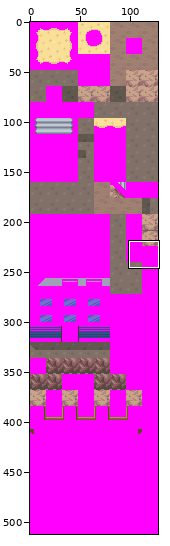
File history of a sprite sheet, tiles/outdoor_oreburgh/bottom.png. Above: a wide view before the commit, with the close-up outlined.
Close-up. Old version:
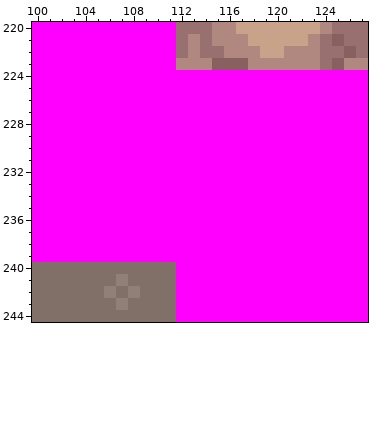
The file is 128x512 pixels. Shown: x 100..127, y 220..244.
Now the later version:
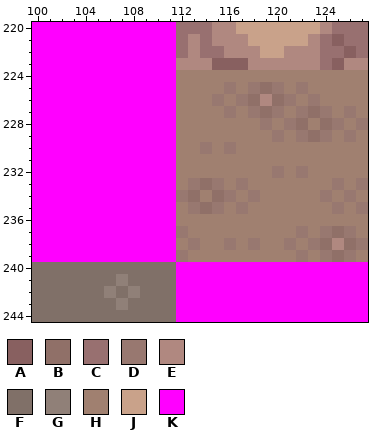
Palette (. is transparent): A #886060  B #907068  C #987070  D #987870  E #b08880  F #807068  G #908078  H #a08070  J #c9a28a  K #ff00ff
The edit:
{"y":224,"x":112,"old":"KKKKKKKKKKKKKKKK","new":"HHHHHHHHHHHHHHHH"}
{"y":225,"x":112,"old":"KKKKKKKKKKKKKKKK","new":"HHHHDHDBDHDHHHHH"}
{"y":226,"x":112,"old":"KKKKKKKKKKKKKKKK","new":"HHHDHDBEBDHDHHHH"}
{"y":227,"x":112,"old":"KKKKKKKKKKKKKKKK","new":"HHHHDHDBDHDBDHDH"}
{"y":228,"x":112,"old":"KKKKKKKKKKKKKKKK","new":"HHHHHHHDHDBHBDHD"}
{"y":229,"x":112,"old":"KKKKKKKKKKKKKKKK","new":"HHHHHHHHDHDBDHDH"}
{"y":230,"x":112,"old":"KKKKKKKKKKKKKKKK","new":"HHDHDHHHHHHHHHHH"}
{"y":231,"x":112,"old":"KKKKKKKKKKKKKKKK","new":"HHHHHHHHHHHHHHHH"}
{"y":232,"x":112,"old":"KKKKKKKKKKKKKKKK","new":"HHHHHHHHDHDHHHHH"}
{"y":233,"x":112,"old":"KKKKKKKKKKKKKKKK","new":"HDBDHDHHHHHHHDHD"}
{"y":234,"x":112,"old":"KKKKKKKKKKKKKKKK","new":"DBHBDHDHHHHHDHDH"}
{"y":235,"x":112,"old":"KKKKKKKKKKKKKKKK","new":"HDBDHDHHHHHHHDHD"}
{"y":236,"x":112,"old":"KKKKKKKKKKKKKKKK","new":"HHHHHHHHHHHHHHHH"}
{"y":237,"x":112,"old":"KKKKKKKKKKKKKKKK","new":"DHHHHHHHHHDHDBDH"}
{"y":238,"x":112,"old":"KKKKKKKKKKKKKKKK","new":"HDHHDHDHHDHDBEBD"}
{"y":239,"x":112,"old":"KKKKKKKKKKKKKKKK","new":"DHHHHHHHHHDHDBDH"}
